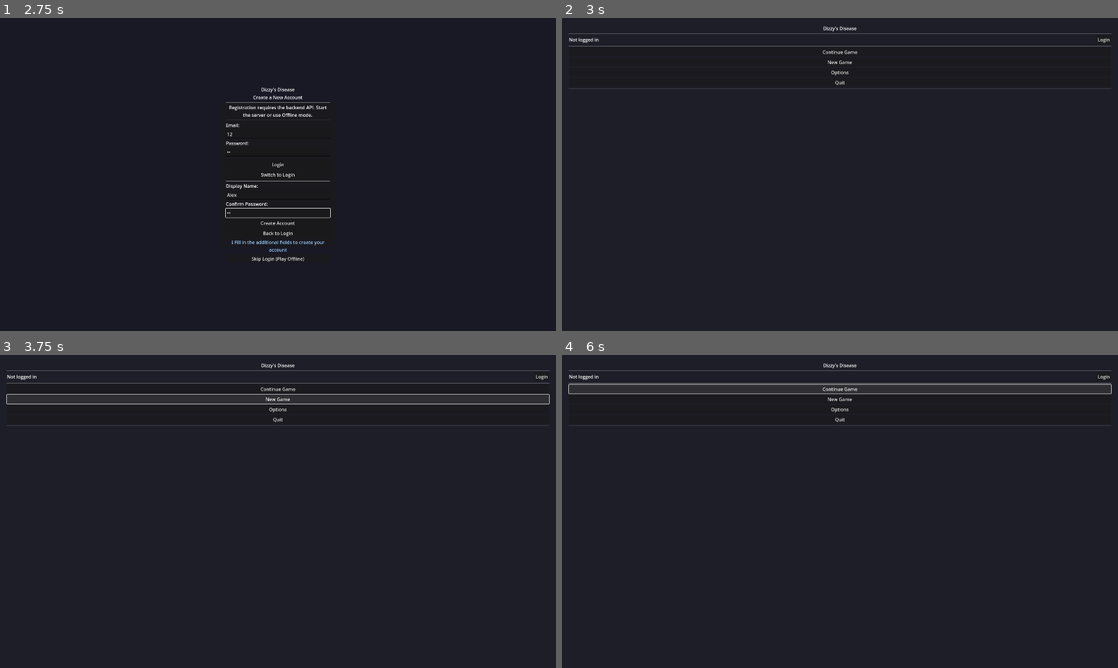
Above: before the commit, frames 1-4 (two rows, left to right).
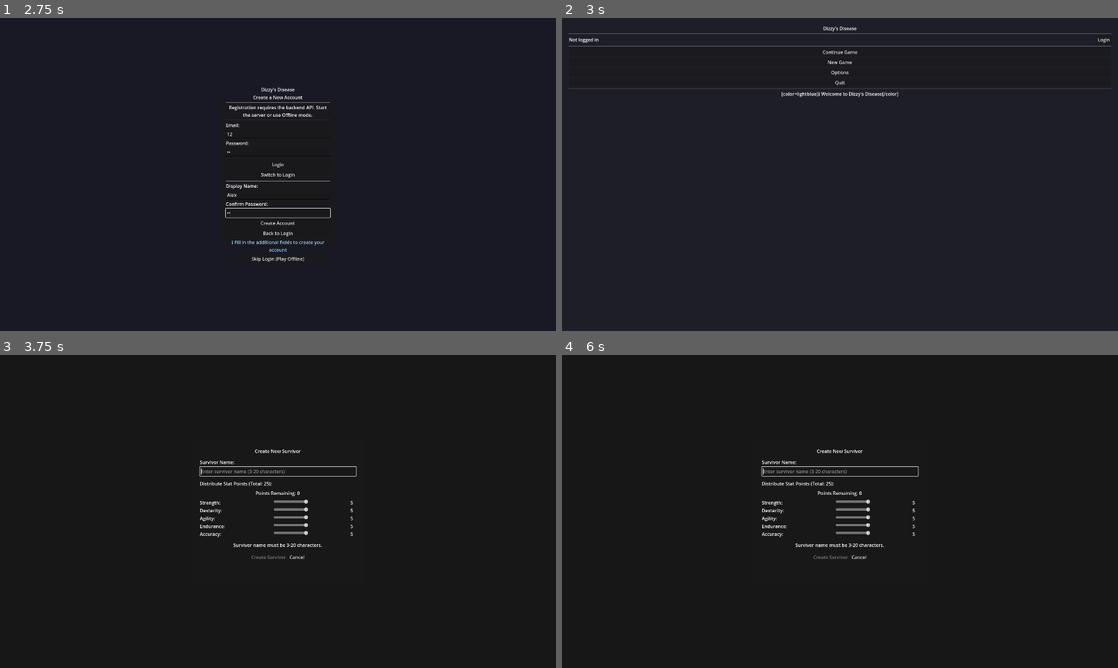
Above: after the commit, the same moments.

Repository: Jinphinity/ssd-group-deploy
Game: Godot game, scene res://common/UI/LoginScreen.tscn
The game is run twice, just before and just after one commit, with the same random seed, the same clock (stepped at 60 frames per second) and the same inputs. The engine's default icon, where the game draws it, is replaced by a stand-in: a white triangle on a blue panel in a dark square.
Inputs (mouse positions are in pixels of both pictures, inside the frame that each line leads up to):
- Up to frame 1 (2.75 s): click (278, 155) at 0.52 s; type "12" at 0.6 s; click (278, 174) at 0.75 s; type "12" at 0.83 s; click "Register New Account" at 1.25 s; click (278, 193) at 2.02 s; type "Alex" at 2.1 s; click (278, 212) at 2.25 s; type "12" at 2.33 s
- Up to frame 2 (3 s): click "Skip Login (Play Offline)" at 2.75 s
- Up to frame 3 (3.75 s): click "New Game" at 3.5 s
- Up to frame 4 (6 s): click (856, 558) at 4.25 s, where only the run after the commit has a clickable "Cancel"; click "New Game" at 5 s; click (840, 389) at 5.75 s, where only the run before the commit has a clickable "Continue Game"

Frame 1 is identical in both runs. In frame 2, 0.1% of the frame differs, in the area x 39-61%, y 23-26%; in frame 3, 5.1%; in frame 4, 5.3%, in the area x 1-99%, y 2-66%.
Error before the commit: Parse Error: Cannot find member "LAYOUT_FULL_RECT" in base "Control". (res://common/UI/CharacterSelect.gd:82)

Commit message:
fix: Replace invalid LAYOUT_FULL_RECT with correct Godot 4.4 constant
Fixes critical parse errors preventing UI scripts from loading:
- Menu.gd lines 111, 122
- CharacterSelect.gd line 82
- CharacterCreation.gd line 68

Control.LAYOUT_FULL_RECT constant does not exist in Godot 4.4 API.
Replaced with layout_mode = 1 (Anchors mode) which is the correct
constant for anchor-based layout management.

This resolves the "Cannot find member LAYOUT_FULL_RECT" parse errors
that were preventing Menu buttons from functioning in the deployed game.

Diff:
--- a/capstone/common/UI/CharacterCreation.gd
+++ b/capstone/common/UI/CharacterCreation.gd
@@ -65,7 +65,7 @@
         root.offset_top = 0.0
         root.offset_right = 0.0
         root.offset_bottom = 0.0
-        root.layout_mode = Control.LAYOUT_FULL_RECT
+        root.layout_mode = 1  # Anchors mode
     var dim := get_node_or_null("Root/Dim")
     if dim:
         dim.anchor_left = 0.0
--- a/capstone/common/UI/CharacterSelect.gd
+++ b/capstone/common/UI/CharacterSelect.gd
@@ -79,7 +79,7 @@
 		root.offset_top = 0.0
 		root.offset_right = 0.0
 		root.offset_bottom = 0.0
-		root.layout_mode = Control.LAYOUT_FULL_RECT
+		root.layout_mode = 1  # Anchors mode
 	var dim := get_node_or_null("Root/Dim")
 	if dim:
 		dim.anchor_left = 0.0
--- a/capstone/common/UI/Menu.gd
+++ b/capstone/common/UI/Menu.gd
@@ -108,7 +108,7 @@
 		root.offset_top = 0.0
 		root.offset_right = 0.0
 		root.offset_bottom = 0.0
-		root.layout_mode = Control.LAYOUT_FULL_RECT
+		root.layout_mode = 1  # Anchors mode
 	var overlay := get_node_or_null("Root/OptionsOverlay")
 	if overlay:
 		overlay.anchor_left = 0.0
@@ -119,7 +119,7 @@
 		overlay.offset_top = 0.0
 		overlay.offset_right = 0.0
 		overlay.offset_bottom = 0.0
-		overlay.layout_mode = Control.LAYOUT_FULL_RECT
+		overlay.layout_mode = 1  # Anchors mode
 
 func _initialize_auth_management() -> void:
 	"""Initialize authentication state management with debouncing"""
